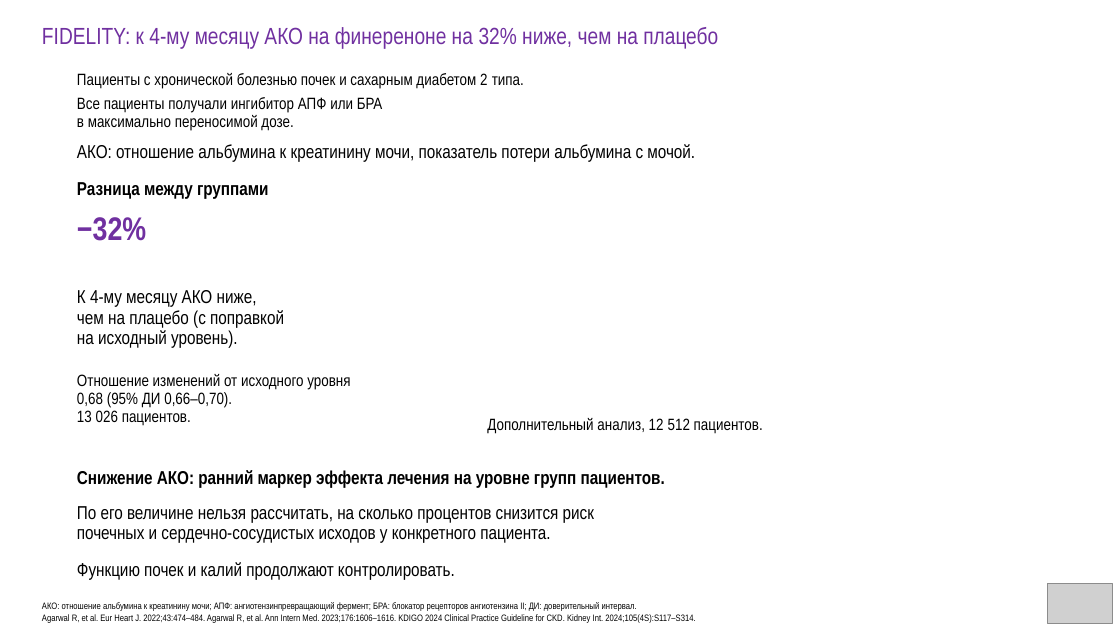
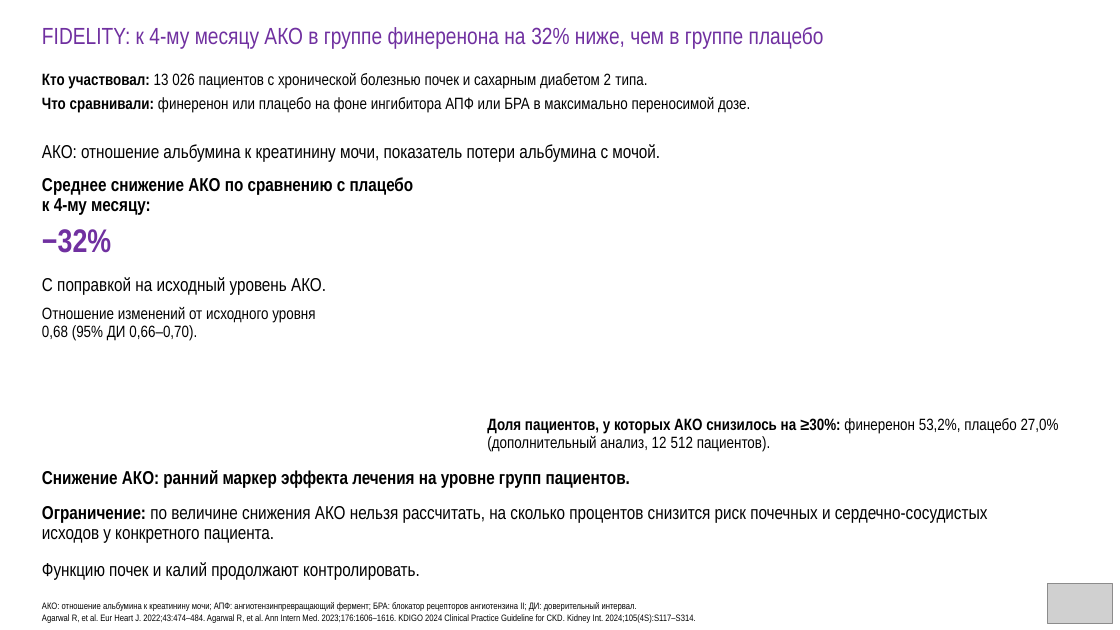
Before and after one commit to drabdulbosit1-eng/my-test-cloud, a slide deck: slide 24 of finerenone/Finerenone_Levin_reviewed.pptx (slide 22 before the commit). Drawn at 1120x630 pixels with LibreOffice and Linux fonts; fonts in the diff are those of the drawing; grey boxes stand for pictures. Boxes give left, top, right and bottom in pixels: in the first picture for what was removed or moved away, otherwise in the second. Text is boxed around its words. In the diff, an @@ line names an element or a change of style, - is before the commit and + after.

```diff
--- a/finerenone/Finerenone_Levin_reviewed.pptx
+++ b/finerenone/Finerenone_Levin_reviewed.pptx
@@ text at (x1=42, y1=27, x2=824, y2=49): text changed @@
-FIDELITY: к 4-му месяцу АКО на финереноне на 32% ниже, чем на плацебо
+FIDELITY: к 4-му месяцу АКО в группе финеренона на 32% ниже, чем в группе плацебо
@@ text at (x1=42, y1=73, x2=647, y2=89): text changed @@
-Пациенты с хронической болезнью почек и сахарным диабетом 2 типа.
+Кто участвовал: 13 026 пациентов с хронической болезнью почек и сахарным диабетом 2 типа.
@@ text at (x1=42, y1=97, x2=750, y2=112): text changed @@
-Все пациенты получали ингибитор АПФ или БРА
-в максимально переносимой дозе.
+Что сравнивали: финеренон или плацебо на фоне ингибитора АПФ или БРА в максимально переносимой дозе.
@@ text "АКО: отношение альбумина к креатинину ..." moved from (x1=77, y1=144, x2=695, y2=162) to (x1=42, y1=144, x2=660, y2=162) @@
@@ text at (x1=42, y1=177, x2=414, y2=215): text changed @@
-Разница между группами
+Среднее снижение АКО по сравнению с плацебо
+к 4-му месяцу:
@@ text "−32%" moved from (x1=77, y1=217, x2=146, y2=241) to (x1=42, y1=229, x2=111, y2=253) @@
@@ text at (x1=42, y1=277, x2=326, y2=295): text changed @@
-К 4-му месяцу АКО ниже,
-чем на плацебо (с поправкой
-на исходный уровень).
+С поправкой на исходный уровень АКО.
@@ text "Отношение изменений от исходного уровня" moved from (x1=77, y1=374, x2=350, y2=425) to (x1=42, y1=307, x2=315, y2=340) @@
@@ text at (x1=77, y1=410, x2=191, y2=425): paragraph removed @@
-13 026 пациентов.
@@ text at (x1=487, y1=418, x2=1059, y2=451): text changed @@
-Дополнительный анализ, 12 512 пациентов.
+Доля пациентов, у которых АКО снизилось на ≥30%: финеренон 53,2%, плацебо 27,0% (дополнительный анализ, 12 512 пациентов).
@@ text "Снижение АКО: ранний маркер эффекта ..." moved from (x1=77, y1=470, x2=665, y2=488) to (x1=42, y1=470, x2=630, y2=488) @@
@@ text at (x1=42, y1=506, x2=988, y2=543): text changed @@
-По его величине нельзя рассчитать, на сколько процентов снизится риск
-почечных и сердечно-сосудистых исходов у конкретного пациента.
+Ограничение: по величине снижения АКО нельзя рассчитать, на сколько процентов снизится риск почечных и сердечно-сосудистых исходов у конкретного пациента.
@@ text "Функцию почек и калий продолжают ..." moved from (x1=77, y1=562, x2=455, y2=580) to (x1=42, y1=562, x2=420, y2=580) @@
```
Also in this commit, not shown: 45 other slides changed, 2 slides added, 1 slide removed, 1 other file.
